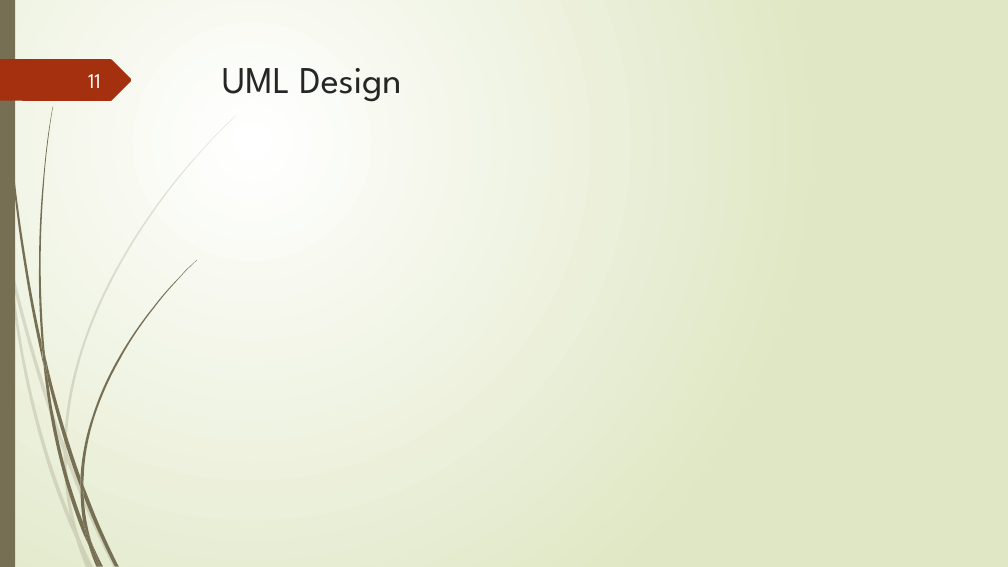
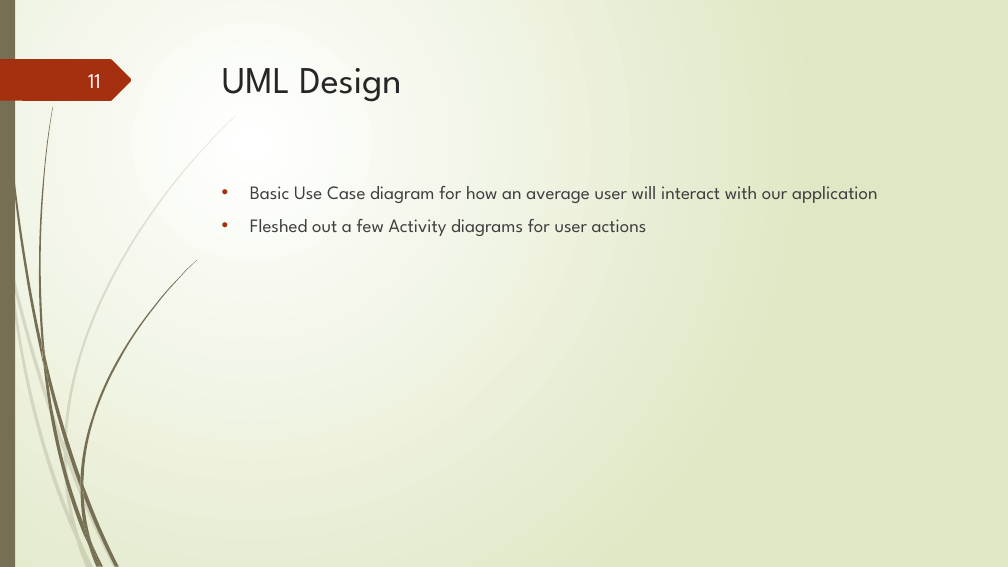
Before and after one commit to junmin-yee/Landmarked, a slide deck: slide 11 of Presentations/Sprint01_ReviewMeeting.pptx. Drawn at 1008x567 pixels with LibreOffice and Linux fonts; fonts in the diff are those of the drawing. Boxes give left, top, right and bottom in pixels: in the first picture for what was removed or moved away, otherwise in the second. Text is boxed around its words. In the diff, an @@ line names an element or a change of style, - is before the commit and + after.

Commit message:
Added Design Diagrams
Added UML Design Diagrams

```diff
--- a/Presentations/Sprint01_ReviewMeeting.pptx
+++ b/Presentations/Sprint01_ReviewMeeting.pptx
@@ text added at (x1=250, y1=186, x2=878, y2=236), 18 pt, text #404040 @@
+• Basic Use Case diagram for how an average user will interact with our application
+• Fleshed out a few Activity diagrams for user actions
```
Also in this commit, not shown: 4 other slides changed, 5 slides added, 1 other file.
